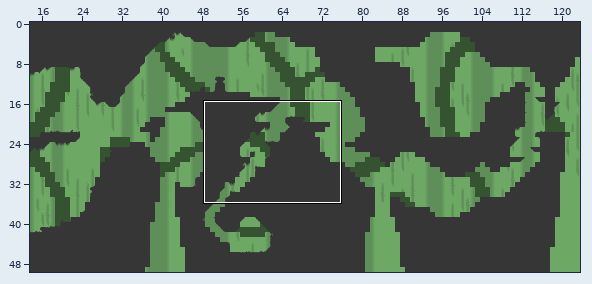
Two states of a Tiled map, Game/maps/TiledMap.tmx. The first picture is a wide view before the edit; the outline marks the close-up.
Close-up. The starting point:
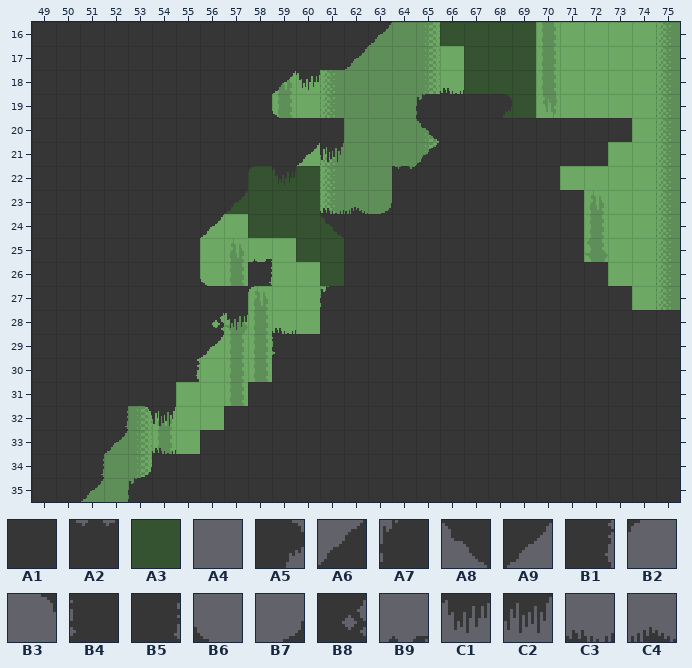
Cells are 16x16 px. Shown: x 49..75, y 16..35. The commit also changed other parts of the map, which this record leaves out.
Key: from "1a Capa": A1 0, A2 2, A3 4, A4 5, A5 9, A6 10, A7 16, A8 18, A9 19, B1 25, B2 26, B3 27, B4 32, B5 33, B6 34, B7 35, B8 41, B9 43, C1 48, C2 49, C3 50, C4 51.
__ is an empty cell, ## one hidden under a higher layer.
Layers that did not change in this view are not listed.
Layer "2nd Layer" before, first column x 49:
16 __ __ __ __ __ __ __ __ __ __ __ __ __ __ __ __ __ A3 A3 A3 A3 __ __ __ __ __ __
17 __ __ __ __ __ __ __ __ __ __ __ __ __ __ __ __ __ __ A3 A3 A3 __ __ __ __ __ __
18 __ __ __ __ __ __ __ __ __ __ __ __ __ __ __ __ __ __ A3 A3 A3 __ __ __ __ __ __
19 __ __ __ __ __ __ __ __ __ __ __ __ __ __ __ __ __ __ ## A3 A3 __ __ __ __ __ __
20 __ __ __ __ __ __ ## __ __ ## __ __ __ __ __ __ __ __ ## ## ## ## __ __ __ __ __
21 __ __ __ __ __ __ ## ## ## ## ## __ __ __ __ __ __ __ __ __ __ __ __ __ __ __ __
22 __ __ __ __ __ __ __ ## ## A3 A3 A3 __ __ __ __ __ __ __ __ __ __ __ __ __ __ __
23 __ __ __ __ __ __ __ __ A3 A3 A3 A3 __ __ __ __ __ __ __ __ __ __ __ __ __ __ __
24 ## ## __ __ __ __ __ __ __ A3 A3 A3 A3 ## __ __ __ __ __ __ __ __ __ __ __ __ __
25 __ __ __ __ __ __ __ __ __ __ __ A3 A3 ## ## __ __ __ __ __ __ __ __ __ __ __ __
26 __ __ __ __ __ __ __ __ __ __ __ __ A3 ## ## ## ## __ __ __ __ __ __ __ __ __ __
27 __ __ __ __ __ __ __ __ __ __ __ __ __ __ __ ## ## __ __ __ __ __ __ __ __ __ __
28 __ __ __ __ __ __ __ __ __ __ __ __ __ __ __ __ __ __ __ __ __ __ __ __ __ __ __
29 __ __ __ __ __ __ __ __ __ __ __ __ __ __ __ __ __ __ __ __ __ __ __ __ __ __ __
30 __ __ __ __ __ __ __ __ __ __ __ __ __ __ __ __ __ __ __ __ __ __ __ __ __ __ ##
31 __ __ __ __ __ __ __ __ __ __ __ __ __ __ __ __ __ __ __ __ __ __ __ __ __ __ __
Layer "1st Layer" before, first column x 49:
17 A1 A1 A1 A1 A1 A1 A1 A1 A1 A1 A1 A1 A1 A9 __ __ __ __ __ __ __ __ __ __ __ __ __
18 A1 A1 A1 A1 A1 A1 A1 A1 A1 A1 A9 C1 __ __ __ __ __ C3 __ __ __ __ __ __ __ __ __
19 A1 A1 A1 A1 A1 A1 A1 A1 A1 A1 B6 __ __ __ __ __ A7 A1 A1 A5 __ __ __ __ __ __ __
20 A1 A1 A1 A1 A1 A1 A1 A1 A1 A1 A1 A1 A1 __ __ __ A8 A1 A1 A1 A1 A1 A1 A1 A1 __ __
21 A1 A1 A1 A1 A1 A1 A1 A1 A1 A1 A1 A9 C2 __ __ __ A6 A1 A1 A1 A1 A1 A1 A1 __ __ __
22 A1 A1 A1 A1 A1 A1 A1 A1 A1 B2 C1 __ __ __ __ A2 A1 A1 A1 A1 A1 A1 __ __ __ __ __
23 A1 A1 A1 A1 A1 A1 A1 A1 A9 __ __ __ C3 C4 B7 A1 A1 A1 A1 A1 A1 A1 A1 __ __ __ __
24 A1 A1 A1 A1 A1 A1 A1 A9 __ __ __ __ A8 A1 A1 A1 A1 A1 A1 A1 A1 A1 A1 __ __ __ __
25 A1 A1 A1 A1 A1 A1 A1 __ __ B9 __ __ __ A1 A1 A1 A1 A1 A1 A1 A1 A1 A1 __ __ __ __
26 A1 A1 A1 A1 A1 A1 A1 B6 __ B5 __ __ __ A1 A1 A1 A1 A1 A1 A1 A1 A1 A1 A1 __ __ __
27 A1 A1 A1 A1 A1 A1 A1 A1 A1 B2 __ __ A7 A1 A1 A1 A1 A1 A1 A1 A1 A1 A1 A1 A1 __ __
28 A1 A1 A1 A1 A1 A1 A1 B8 C1 __ C3 __ A1 A1 A1 A1 A1 A1 A1 A1 A1 A1 A1 A1 A1 A1 A1
29 A1 A1 A1 A1 A1 A1 A1 A9 __ __ B4 A1 A1 A1 A1 A1 A1 A1 A1 A1 A1 A1 A1 A1 A1 A1 A1
30 A1 A1 A1 A1 A1 A1 B1 __ __ __ A1 A1 A1 A1 A1 A1 A1 A1 A1 A1 A1 A1 A1 A1 A1 A1 A1
31 A1 A1 A1 A1 A1 A1 __ __ __ A1 A1 A1 A1 A1 A1 A1 A1 A1 A1 A1 A1 A1 A1 A1 A1 A1 A1
32 A1 A1 A1 B5 B3 C2 __ __ A1 A1 A1 A1 A1 A1 A1 A1 A1 A1 A1 A1 A1 A1 A1 A1 A1 A1 A1
33 A1 A1 A1 A9 __ C3 __ A1 A1 A1 A1 A1 A1 A1 A1 A1 A1 A1 A1 A1 A1 A1 A1 A1 A1 A1 A1
34 A1 A1 B5 __ B7 A1 A1 A1 A1 A1 A1 A1 A1 A1 A1 A1 A1 A1 A1 A1 A1 A1 A1 A1 A1 A1 A1
35 A1 A1 A9 __ A7 A1 A1 A1 A1 A1 A1 A1 A1 A1 A1 A1 A1 A1 A1 A1 A1 A1 A1 A1 A1 A1 A1
Layer "Collision" before, first column x 49:
20 __ __ __ __ __ __ __ __ __ A4 A4 A4 A4 __ __ __ A4
21 A4 __ __ __ __ __ __ __ A4 A4 A4 A4 __ __ __ __ A4
22 A4 __ __ __ __ __ __ __ A4 __ __ __ __ __ __ A4 A4
23 A4 __ __ __ __ __ __ A4 A4 __ __ __ __ __ __ A4 __
24 A4 __ __ __ __ __ A4 A4 __ __ __ __ A4 A4 A4 A4 __
25 A4 __ __ __ __ __ A4 __ __ __ __ __ __ A4 __ __ __
26 A4 __ __ __ __ __ A4 __ A4 A4 __ __ __ A4 __ __ __
27 A4 __ __ __ __ __ A4 A4 A4 __ __ __ A4 A4 __ __ __
28 A4 __ __ __ __ __ __ A4 __ __ __ __ A4 __ __ __ __
29 A4 __ __ __ __ __ A4 A4 __ __ A4 A4 A4 __ __ __ __
30 __ __ __ __ __ A4 A4 __ __ __ A4 __ __ __ __ __ __
31 __ __ __ A4 A4 A4 __ __ __ A4 __ __ __ __ __ __ __
32 __ __ A4 A4 __ __ __ __ A4 A4 __ __ __ __ __ __ __
33 __ __ A4 __ __ __ __ A4 __ __ __ __ __ __ __ __ __
34 __ A4 A4 __ __ A4 A4 __ __ __ __ __ __ __ __ __ __
35 A4 A4 __ __ A4 A4 __ __ __ __ __ __ __ __ __ __ __
After the commit:
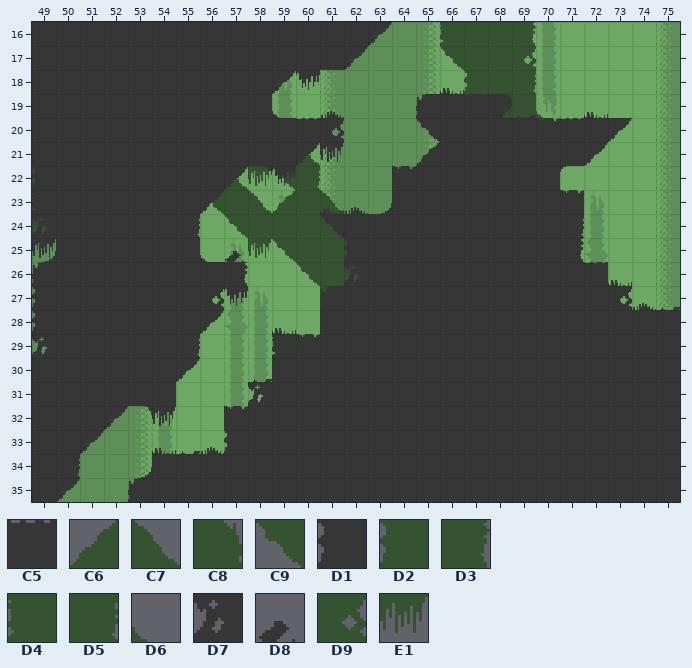
Further tiles: from "1a Capa": C5 3, C6 14, C7 15, C8 21, C9 22, D1 24, D2 28, D3 29, D4 36, D5 37, D6 38, D7 40, D8 42, D9 45, E1 53.
The exact change:
Changed rows in their new state; .. is an unchanged cell.
Layer "2nd Layer":
first column x 49:
16 .. .. .. .. .. .. .. .. .. .. .. .. .. .. .. .. .. D4 .. .. D3 ..
17 .. .. .. .. .. .. .. .. .. .. .. .. .. .. .. .. .. C9 .. .. D9 ..
18 .. .. .. .. .. .. .. .. .. .. .. .. .. .. .. .. .. .. D2 .. D5 ..
19 .. .. .. .. .. .. .. .. .. .. .. .. .. .. .. .. .. .. .. .. .. D6
20 .. .. .. .. .. .. .. .. .. .. .. .. .. .. .. .. .. .. .. .. .. C8
21 .. .. .. .. .. .. .. .. .. .. .. C7 .. .. .. .. .. .. .. .. .. ..
22 A3 .. .. .. .. .. .. .. C7 E1 C9 D5 .. .. .. .. .. .. .. .. .. ..
23 A3 .. .. .. .. .. .. C9 .. C7 C6 .. C7 .. .. .. .. .. .. .. .. ..
24 .. .. .. .. .. .. .. .. C9 .. .. .. .. .. .. .. .. .. .. .. .. ..
25 B7 .. .. .. .. .. .. .. .. E1 C9 .. .. .. .. .. .. .. .. .. .. ..
26 .. .. .. .. .. .. .. .. .. .. .. C9 .. .. .. .. .. .. .. .. .. ..
27 .. .. .. .. .. .. .. .. .. .. .. .. A3 .. .. .. .. .. .. .. .. ..
Layer "1st Layer":
first column x 49:
19 .. .. .. .. .. .. .. .. .. .. .. .. C4 .. .. .. .. .. C5 .. B9 .. .. C3 .. .. ..
20 .. .. .. .. .. .. .. .. .. .. .. C5 B8 .. .. .. .. .. .. .. .. A2 C5 .. A9 .. ..
21 .. .. .. .. .. .. .. .. .. .. .. .. .. .. .. .. .. .. .. .. .. .. .. A9 .. .. ..
22 D1 .. .. .. .. .. .. .. A9 B3 .. .. .. .. .. .. .. .. .. .. .. .. B2 .. .. .. ..
23 B4 .. .. .. .. .. .. A9 __ .. .. .. .. .. .. .. .. .. .. .. .. .. A2 .. .. .. ..
24 D7 .. .. .. .. .. B5 __ .. .. .. .. .. .. .. .. .. .. .. .. .. .. B5 .. .. .. ..
25 C2 .. .. .. .. .. .. B6 D8 __ .. .. .. D1 .. .. .. .. .. .. .. .. B1 .. .. .. ..
26 A7 .. .. .. .. .. .. A1 B1 __ .. .. .. D7 .. .. .. .. .. .. .. .. .. C5 C3 .. ..
27 D1 .. .. .. .. .. .. B8 C1 __ .. .. .. .. .. .. .. .. .. .. .. .. .. .. B8 C4 B9
28 D1 .. .. .. .. .. .. A9 __ .. .. .. .. .. .. .. .. .. .. .. .. .. .. .. .. .. ..
29 D7 .. .. .. .. .. B5 __ .. .. .. A2 .. .. .. .. .. .. .. .. .. .. .. .. .. .. ..
30 .. .. .. .. .. .. A9 .. .. B9 .. .. .. .. .. .. .. .. .. .. .. .. .. .. .. .. ..
31 .. .. .. .. .. .. .. .. .. D7 .. .. .. .. .. .. .. .. .. .. .. .. .. .. .. .. ..
32 .. .. .. A9 .. .. .. .. A2 .. .. .. .. .. .. .. .. .. .. .. .. .. .. .. .. .. ..
33 .. .. A9 __ .. .. B9 C4 D1 .. .. .. .. .. .. .. .. .. .. .. .. .. .. .. .. .. ..
34 .. B5 __ .. .. .. .. .. .. .. .. .. .. .. .. .. .. .. .. .. .. .. .. .. .. .. ..
35 .. A9 __ .. .. .. .. .. .. .. .. .. .. .. .. .. .. .. .. .. .. .. .. .. .. .. ..
Layer "Collision":
first column x 50:
22 .. .. .. .. .. .. .. __ ..
23 .. .. .. .. .. .. __ __ ..
24 .. .. .. .. .. .. __ .. ..
26 .. .. .. .. .. .. A4 .. __
27 .. .. .. .. .. .. .. __ ..
28 .. .. .. .. .. .. __ .. ..
29 .. .. .. .. .. .. __ .. ..
30 .. .. .. .. .. __ .. .. ..
32 .. .. __ .. .. .. .. .. ..
33 .. __ .. .. .. .. __ A4 ..
34 .. __ .. .. .. .. .. .. ..
35 __ .. .. .. .. .. .. .. ..
Pixel boxes of the changes (left, top, right, bottom) in both close-ups:
changed: (440, 25, 485, 95)
changed: (517, 22, 680, 310)
changed: (177, 111, 359, 454)
changed: (32, 167, 56, 354)
changed: (57, 407, 128, 502)
